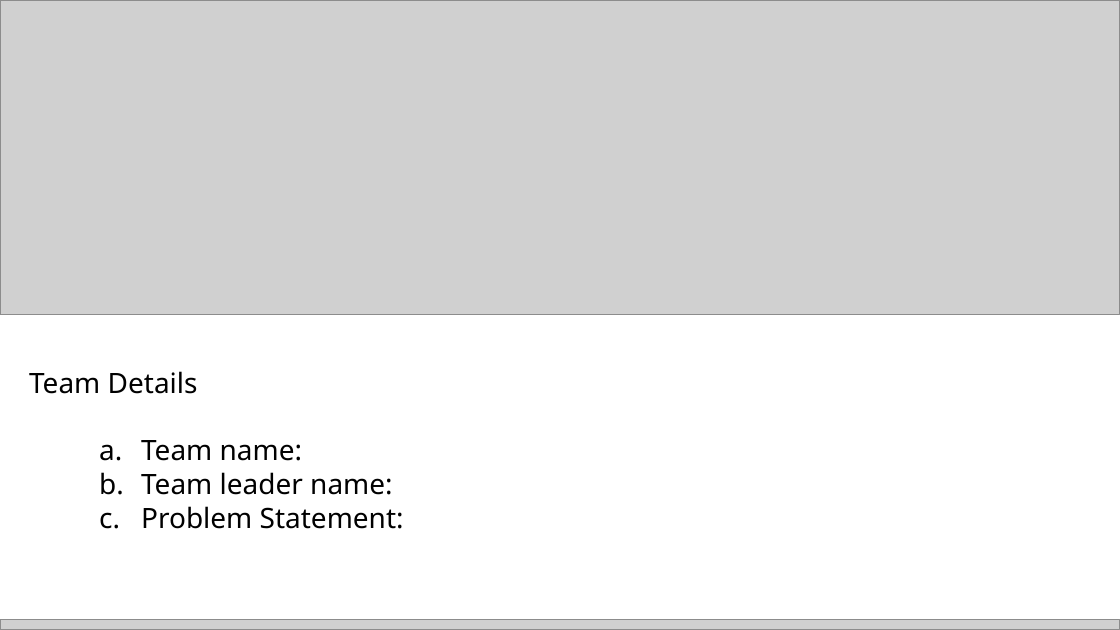
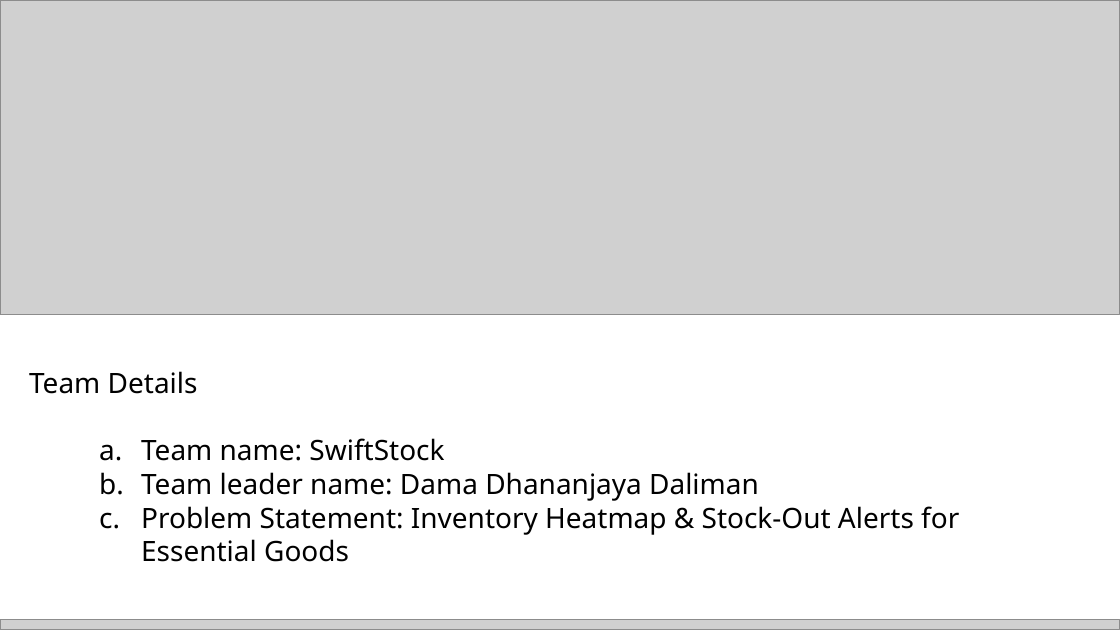
Before and after one commit to RunningPie/SwiftStock, a slide deck: slide 1 of Prototype Submission Deck _ AI for Good Hackathon.pptx. Drawn at 1120x630 pixels with LibreOffice and Linux fonts; fonts in the diff are those of the drawing; grey boxes stand for pictures. Boxes give left, top, right and bottom in pixels: in the first picture for what was removed or moved away, otherwise in the second. Text is boxed around its words. In the diff, an @@ line names an element or a change of style, - is before the commit and + after.

```diff
--- a/Prototype Submission Deck _ AI for Good Hackathon.pptx
+++ b/Prototype Submission Deck _ AI for Good Hackathon.pptx
@@ text at box(141, 438, 959, 562): text changed @@
-  a. Team name:
-  b. Team leader name:
-  c. Problem Statement:
+  a. Team name: SwiftStock
+  b. Team leader name: Dama Dhananjaya Daliman
+  c. Problem Statement: Inventory Heatmap & Stock-Out Alerts for Essential Goods
```
Also in this commit, not shown: 2 other slides changed, 1 slide added, 3 other files.
